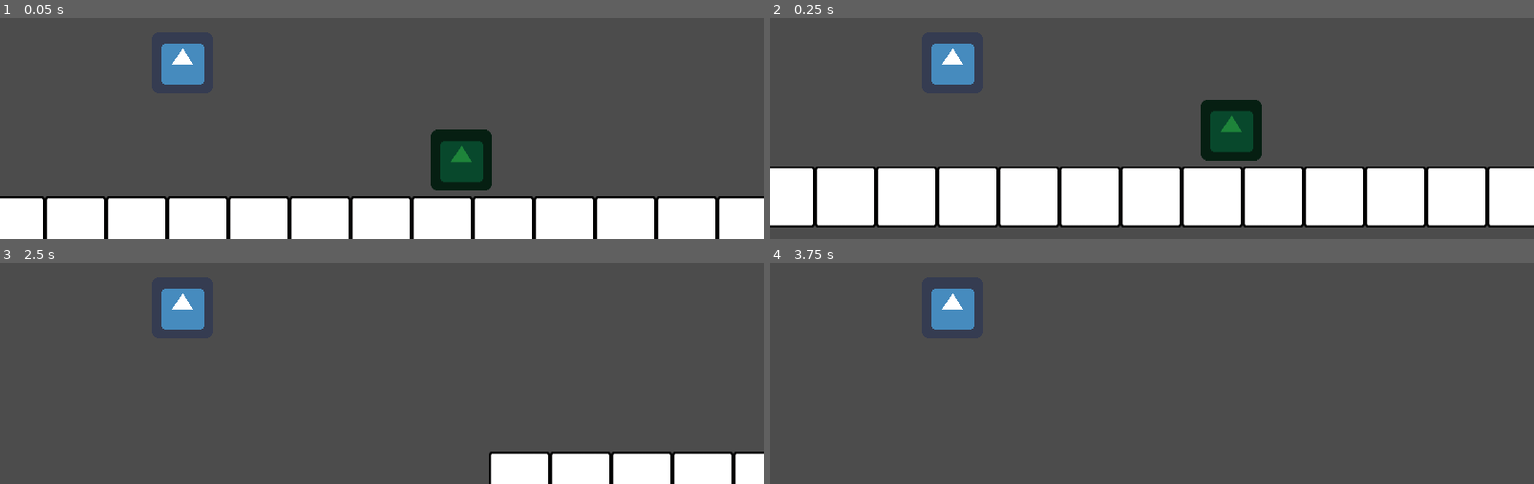
Above: before the commit, frames 1-4 (two rows, left to right).
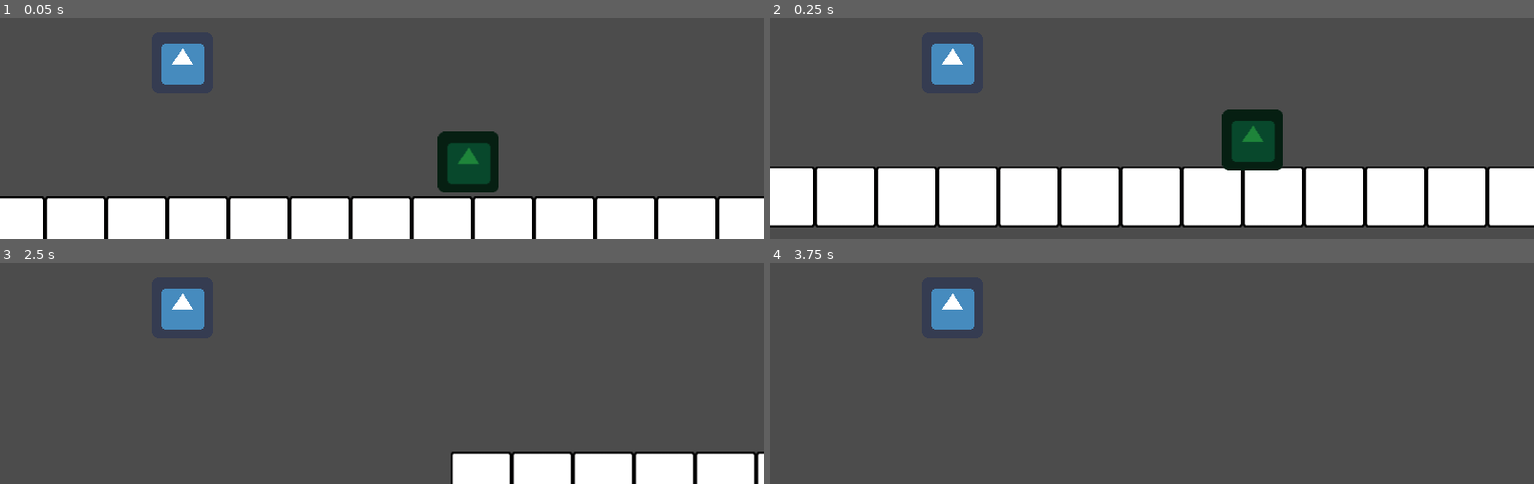
Above: after the commit, the same moments.

Repository: ConnorBS/December-2022-Game-Jam
Game: Godot game, scene res://Scenes/World.tscn
Two runs of this game, one before a commit and one after it. Both use one fixed random seed, a clock stepped at 60 frames per second and the inputs below. The engine's default icon, where the game draws it, is replaced by a stand-in: a white triangle on a blue panel in a dark square.
Inputs:
- Up to frame 1 (0.05 s): no input
- Up to frame 2 (0.25 s): no input
- Up to frame 3 (2.5 s): hold Right (ui_right) 0.53-2.03 s; tap Up (ui_up) at 0.77, 1.52 s; tap Enter at 2 s; hold Left (ui_left) from 2.03 s (still down)
- Up to frame 4 (3.75 s): release Left (ui_left) at 2.78 s; hold Right (ui_right) from 2.78 s (still down); tap Up (ui_up) at 3.02 s; tap Space at 3.5 s

The runs differ from the first frame. In frame 1, 1.1% of the frame differs, in the area x 56-66%, y 50-79%; in frame 2, 2.7%, in the area x 56-68%, y 37-69%; in frame 3, 1.7%; in frame 4, nothing differs.

Commit message:
nervous enemy

Diff:
--- a/Scenes/enemy.gd
+++ b/Scenes/enemy.gd
@@ -12,3 +12,4 @@
 	motion.x =+ speed * direction
 	if is_on_wall():
 		direction = direction * -1
+	motion = move_and_slide(motion)
